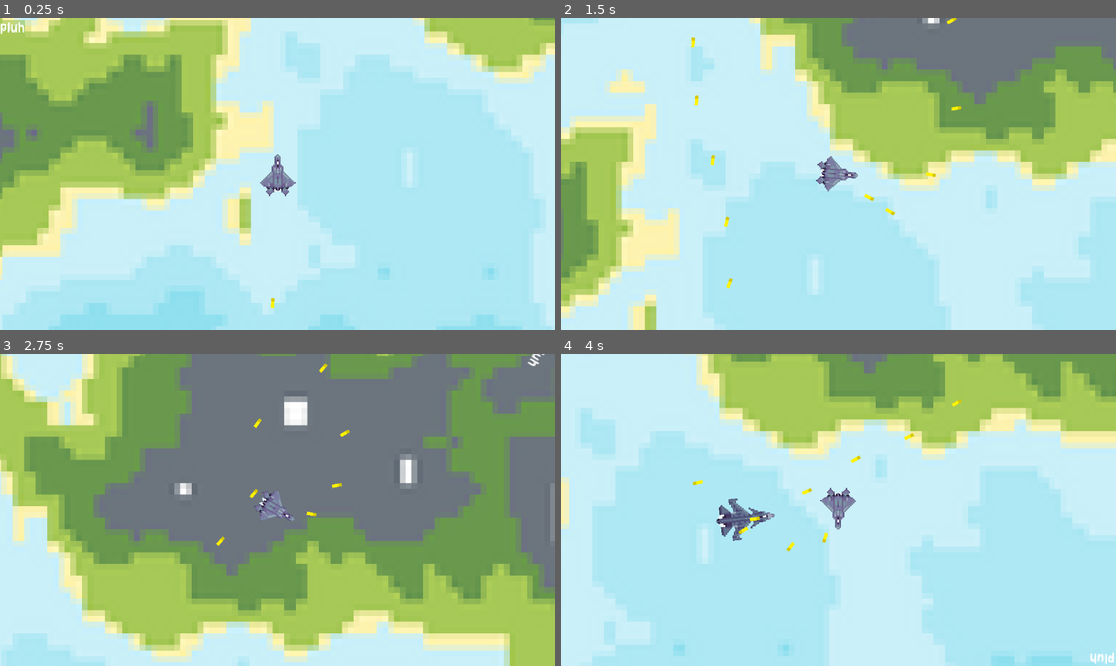
Above: before the commit, frames 1-4 (two rows, left to right).
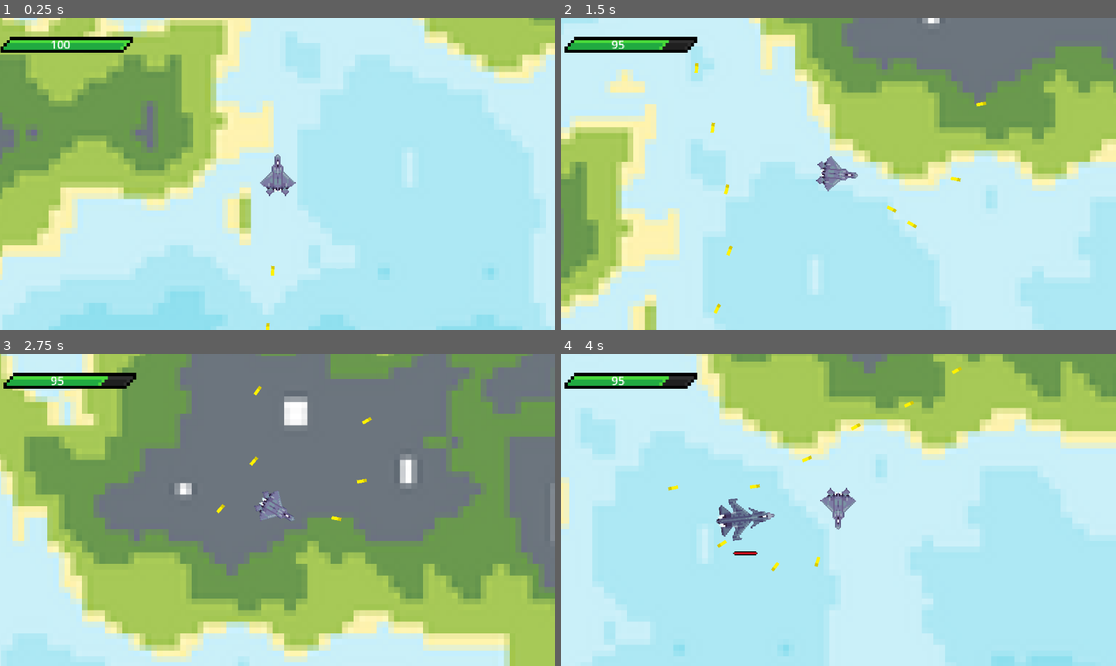
Above: after the commit, the same moments.

Repository: LeviHPC/War-of-the-Skies
Game: Godot game, scene res://Scenes/game.tscn
Two runs of this game, one before a commit and one after it. Both use one fixed random seed, a clock stepped at 60 frames per second and the inputs below.
Inputs:
- Up to frame 1 (0.25 s): no input
- Up to frame 2 (1.5 s): hold D (Right) 0.53-1.28 s; hold Space (shoot) 0.53-1.28 s; hold A (Left) from 1.28 s (still down); tap Space (shoot) at 1.35 s
- Up to frame 3 (2.75 s): release A (Left) at 2.03 s; hold D (Right) from 2.03 s (still down); hold Space (shoot) from 2.03 s (still down)
- Up to frame 4 (4 s): release Space (shoot) at 2.78 s; tap Space (shoot) at 2.85 s; release D (Right) at 3.53 s; hold A (Left) from 3.53 s (still down); hold Space (shoot) from 3.53 s (still down)

The runs differ from the first frame. In frame 1, 1.3% of the frame differs, in the area x 0-50%, y 1-100%; in frame 2, 1.5%; in frame 3, 1.5%; in frame 4, 1.7%, in the area x 0-100%, y 4-100%.

Commit message:
added health bar

Diff:
--- a/Prefab/bullet.tscn
+++ b/Prefab/bullet.tscn
@@ -20,3 +20,5 @@
 position = Vector2(14, 4.5)
 rotation = 1.5707964
 shape = SubResource("RectangleShape2D_rt864")
+
+[connection signal="area_entered" from="." to="." method="_on_area_entered"]
--- a/Prefab/enemy.tscn
+++ b/Prefab/enemy.tscn
@@ -3,8 +3,52 @@
 [ext_resource type="Texture2D" uid="uid://cil0armw3xd7h" path="res://Assets/frame_0_delay-0.05s.png" id="1_3o12q"]
 [ext_resource type="Script" uid="uid://crktror8jvkw6" path="res://Scripts/enemy.gd" id="1_axcr2"]
 [ext_resource type="PackedScene" uid="uid://cxffv2hk2mkel" path="res://Prefab/gun.tscn" id="3_50k3d"]
+[ext_resource type="Texture2D" uid="uid://dqvl6ao1kp4el" path="res://Assets/04.png" id="4_n8406"]
 
-[node name="Enemy" type="CharacterBody2D" unique_id=1027579749]
+[sub_resource type="AtlasTexture" id="AtlasTexture_3tx4l"]
+atlas = ExtResource("4_n8406")
+region = Rect2(48, 67, 48, 11)
+
+[sub_resource type="AtlasTexture" id="AtlasTexture_i8oiq"]
+atlas = ExtResource("4_n8406")
+region = Rect2(96, 67, 48, 11)
+
+[sub_resource type="AtlasTexture" id="AtlasTexture_bil13"]
+atlas = ExtResource("4_n8406")
+region = Rect2(144, 67, 48, 11)
+
+[sub_resource type="AtlasTexture" id="AtlasTexture_os1cv"]
+atlas = ExtResource("4_n8406")
+region = Rect2(192, 67, 48, 11)
+
+[sub_resource type="AtlasTexture" id="AtlasTexture_a6q8r"]
+atlas = ExtResource("4_n8406")
+region = Rect2(240, 67, 48, 11)
+
+[sub_resource type="SpriteFrames" id="SpriteFrames_3u6dk"]
+animations = [{
+"frames": [{
+"duration": 1.0,
+"texture": SubResource("AtlasTexture_3tx4l")
+}, {
+"duration": 1.0,
+"texture": SubResource("AtlasTexture_i8oiq")
+}, {
+"duration": 1.0,
+"texture": SubResource("AtlasTexture_bil13")
+}, {
+"duration": 1.0,
+"texture": SubResource("AtlasTexture_os1cv")
+}, {
+"duration": 1.0,
+"texture": SubResource("AtlasTexture_a6q8r")
+}],
+"loop": true,
+"name": &"default",
+"speed": 5.0
+}]
+
+[node name="Enemy" type="CharacterBody2D" unique_id=1027579749 groups=["enemy"]]
 script = ExtResource("1_axcr2")
 
 [node name="Sprite2D" type="Sprite2D" parent="." unique_id=266254474]
@@ -21,5 +65,10 @@
 polygon = PackedVector2Array(-32, -56, 0, -72, 32, -56, 64, -320, 32, -352, 0, -384, -32, -352, -64, -320)
 
 [node name="gun" parent="." unique_id=1970201648 instance=ExtResource("3_50k3d")]
+position = Vector2(0, -45)
+
+[node name="AnimatedSprite2D" type="AnimatedSprite2D" parent="." unique_id=204645598]
+position = Vector2(0, 48)
+sprite_frames = SubResource("SpriteFrames_3u6dk")
 
 [connection signal="area_entered" from="Area2D" to="." method="_on_area_2d_area_entered"]
--- a/Prefab/player.tscn
+++ b/Prefab/player.tscn
@@ -28,7 +28,10 @@
 
 [node name="Player" type="Area2D" unique_id=1197589936 groups=["Player", "player"]]
 script = ExtResource("1_ohvtk")
-metadata/_edit_group_ = true
+
+[node name="gun" parent="." unique_id=1970201648 instance=ExtResource("3_gh5aj")]
+position = Vector2(0, -35)
+rotation = -1.5707964
 
 [node name="AnimatedSprite2D" type="AnimatedSprite2D" parent="." unique_id=224485751]
 scale = Vector2(0.5, 0.5)
@@ -38,25 +41,3 @@
 [node name="CollisionPolygon2D" type="CollisionPolygon2D" parent="." unique_id=1418976575]
 scale = Vector2(0.5, 0.5)
 polygon = PackedVector2Array(8, -49, 8, -28, 17, -20, 17, -7, 47, 23, 50, 23, 50, 27, 46, 27, 40, 35, 34, 35, 30, 39, 2 …(287 unchanged characters)…
-
-[node name="Camera2D" type="Camera2D" parent="." unique_id=1347702592]
-zoom = Vector2(1.5, 1.5)
-
-[node name="UI" type="Control" parent="Camera2D" unique_id=208210913]
-layout_mode = 3
-anchors_preset = 0
-offset_right = 40.0
-offset_bottom = 40.0
-
-[node name="Health" type="Label" parent="Camera2D/UI" unique_id=609725386]
-layout_mode = 1
-offset_left = -384.0
-offset_top = -216.0
-offset_right = -344.0
-offset_bottom = -193.0
-text = "pluh"
-
-[node name="Sprite2D" type="Sprite2D" parent="Camera2D/UI" unique_id=1283687206]
-
-[node name="gun" parent="." unique_id=1970201648 instance=ExtResource("3_gh5aj")]
-rotation = -1.5707964
--- a/Scenes/game.tscn
+++ b/Scenes/game.tscn
@@ -3,6 +3,61 @@
 [ext_resource type="PackedScene" uid="uid://cqn3nx8okqtw5" path="res://Prefab/player.tscn" id="1_ebmjs"]
 [ext_resource type="Texture2D" uid="uid://bg01nmg2m30nu" path="res://Assets/qFSYy4.png" id="1_qxrlw"]
 [ext_resource type="PackedScene" uid="uid://bqu86eyoykg6c" path="res://Prefab/enemy.tscn" id="3_wrm1d"]
+[ext_resource type="Script" uid="uid://bgcm088gtscpw" path="res://Scripts/camera_2d.gd" id="4_i6g32"]
+[ext_resource type="Script" uid="uid://cf0wk8dodi7pk" path="res://Scripts/ui.gd" id="5_1l0tm"]
+[ext_resource type="Texture2D" uid="uid://dqvl6ao1kp4el" path="res://Assets/04.png" id="6_v158k"]
+
+[sub_resource type="AtlasTexture" id="AtlasTexture_rklwh"]
+atlas = ExtResource("6_v158k")
+region = Rect2(51, 48, 47, 16)
+
+[sub_resource type="AtlasTexture" id="AtlasTexture_yoyf1"]
+atlas = ExtResource("6_v158k")
+region = Rect2(98, 48, 47, 16)
+
+[sub_resource type="AtlasTexture" id="AtlasTexture_hmuh6"]
+atlas = ExtResource("6_v158k")
+region = Rect2(145, 48, 47, 16)
+
+[sub_resource type="AtlasTexture" id="AtlasTexture_ty16k"]
+atlas = ExtResource("6_v158k")
+region = Rect2(192, 48, 47, 16)
+
+[sub_resource type="AtlasTexture" id="AtlasTexture_1k2bi"]
+atlas = ExtResource("6_v158k")
+region = Rect2(239, 48, 47, 16)
+
+[sub_resource type="AtlasTexture" id="AtlasTexture_i32cl"]
+atlas = ExtResource("6_v158k")
+region = Rect2(286, 48, 47, 16)
+
+[sub_resource type="SpriteFrames" id="SpriteFrames_h4fw4"]
+animations = [{
+"frames": [{
+"duration": 1.0,
+"texture": SubResource("AtlasTexture_rklwh")
+}, {
+"duration": 1.0,
+"texture": SubResource("AtlasTexture_yoyf1")
+}, {
+"duration": 1.0,
+"texture": SubResource("AtlasTexture_hmuh6")
+}, {
+"duration": 1.0,
+"texture": SubResource("AtlasTexture_ty16k")
+}, {
+"duration": 1.0,
+"texture": SubResource("AtlasTexture_1k2bi")
+}, {
+"duration": 1.0,
+"texture": SubResource("AtlasTexture_i32cl")
+}],
+"loop": true,
+"name": &"default",
+"speed": 5.0
+}]
+
+[sub_resource type="LabelSettings" id="LabelSettings_ldgsr"]
 
 [node name="Game" type="Node2D" unique_id=1974854030]
 
@@ -13,19 +68,30 @@
 
 [node name="Player" parent="." unique_id=1197589936 instance=ExtResource("1_ebmjs")]
 
-[node name="UI" type="Control" parent="Player" unique_id=60210767]
+[node name="Enemy" parent="." unique_id=1027579749 instance=ExtResource("3_wrm1d")]
+position = Vector2(-20, 242)
+
+[node name="Camera2D" type="Camera2D" parent="." unique_id=1865257084]
+zoom = Vector2(1.5, 1.5)
+script = ExtResource("4_i6g32")
+
+[node name="UI" type="Control" parent="Camera2D" unique_id=629426434]
 layout_mode = 3
 anchors_preset = 0
 offset_right = 40.0
 offset_bottom = 40.0
+script = ExtResource("5_1l0tm")
 
-[node name="Label" type="Label" parent="Player/UI" unique_id=165368120]
-layout_mode = 0
-offset_left = -384.0
-offset_top = -214.0
-offset_right = -344.0
-offset_bottom = -191.0
-text = "Pluh"
+[node name="AnimatedSprite2D" type="AnimatedSprite2D" parent="Camera2D/UI" unique_id=1866265725]
+position = Vector2(-280.6875, -181)
+scale = Vector2(4.3750005, 4.3749995)
+sprite_frames = SubResource("SpriteFrames_h4fw4")
 
-[node name="Enemy" parent="." unique_id=1027579749 instance=ExtResource("3_wrm1d")]
-position = Vector2(-20, 242)
+[node name="Health" type="Label" parent="Camera2D/UI" unique_id=1384853007]
+layout_mode = 1
+offset_left = -314.0
+offset_top = -191.0
+offset_right = -272.0
+offset_bottom = -168.0
+text = "100%"
+label_settings = SubResource("LabelSettings_ldgsr")
--- a/Scripts/bullet.gd
+++ b/Scripts/bullet.gd
@@ -3,8 +3,15 @@
 #Setting Speed and Direction
 var speed = 600
 var direction : Vector2 = Vector2.ZERO
-
+var Team = "good"
 
 # Called every frame. 'delta' is the elapsed time since the previous frame.
 func _process(delta: float) -> void:
 	self.global_position += direction * speed * delta
+
+	var hit = get_overlapping_areas()
+
+	for thing in hit:
+		if thing is player or thing is enemy:
+			thing.Health -= 5
+			self.queue_free()
--- /dev/null
+++ b/Scripts/camera_2d.gd
@@ -0,0 +1,8 @@
+extends Camera2D
+
+# Called every frame. 'delta' is the elapsed time since the previous frame.
+
+@onready var player = $"../Player"
+
+func _process(delta: float) -> void:
+	global_position = player.global_position
--- a/Scripts/enemy.gd
+++ b/Scripts/enemy.gd
@@ -1,10 +1,12 @@
 extends CharacterBody2D
-
+class_name enemy
 #set variable
 var player: Node2D
 @export var speed: float = 120.0
 @export var turn = 0.05
 var cooldown = 0
+var Team = "bad"
+var Health = 100
 
 @onready var sprite = $Sprite2D
 @onready var hitbox = $CollisionPolygon2D
@@ -26,7 +28,6 @@
 	#cooldown for shooting
 	if 0 < cooldown and cooldown < 11:
 		cooldown -= 1
-		print(cooldown)
 
 	# rotate to player
 	var speeen = lerp((player.global_position - global_position).angle() + (PI / 2),turn,0.01)
@@ -46,3 +47,4 @@
 	#chase player
 	velocity = global_position.direction_to(player.global_position) * speed
 	move_and_slide()
+	print(Health)
--- a/Scripts/gun.gd
+++ b/Scripts/gun.gd
@@ -4,6 +4,7 @@
 
 var rotation_player: Vector2 = Vector2.from_angle(rotation)
 var shootCooldown = 0
+var Team = "good"
 @onready var enemy = $"../"
 
 func _process(delta: float) -> void:
@@ -25,4 +26,5 @@
 	bullet.position = global_position
 	bullet.direction = direction
 	bullet.global_rotation = global_transform.get_rotation()
+	bullet.Team = Team  #assigns the bullets team
 	get_tree().root.add_child(bullet)
--- a/Scripts/player.gd
+++ b/Scripts/player.gd
@@ -1,10 +1,13 @@
 extends Area2D
 
+class_name player
 #varibles
 @export var speed = 300
 @export var turn_speed = 3
 @onready var Gun = $"gun"
 var shootCooldown = 0
+var Team = "good"
+var Health = 100
 
 #making the plane go infinitly forward
 func _physics_process(delta: float) -> void:
@@ -18,6 +21,8 @@
 
 	turn(delta)
 
+
+
 #Making the plane turn
 func turn(delta: float) -> void:
 	if Input.is_action_pressed("Left"):
--- /dev/null
+++ b/Scripts/ui.gd
@@ -0,0 +1,24 @@
+extends Control
+
+@onready var health_label = $Health
+@onready var player = $"../../Player"
+@onready var bar = $AnimatedSprite2D
+
+
+
+# Called every frame. 'delta' is the elapsed time since the previous frame.
+func _process(delta: float) -> void:
+	health_label.text = str(player.Health)
+	#Health Bar
+	if player.Health > 99:
+		bar.frame = 0
+	elif player.Health > 84:
+		bar.frame = 1
+	elif player.Health > 69:
+		bar.frame = 2
+	elif player.Health > 54:
+		bar.frame = 3
+	elif player.Health > 39:
+		bar.frame = 4
+	elif player.Health > 24:
+		bar.frame = 5
--- a/project.godot
+++ b/project.godot
@@ -18,6 +18,8 @@
 [global_group]
 
 player=""
+enemy=""
+bad_bullet=""
 
 [input]
 
Binary file added: Assets/03.png
Not shown, changed: Assets/03.png.import
Binary file added: Assets/04.png
Not shown, changed: Assets/04.png.import
Binary file added: Assets/05.png
Not shown, changed: Assets/05.png.import
Binary file added: Assets/06.png
Not shown, changed: Assets/06.png.import
Binary file added: Assets/All.png
Not shown, changed: Assets/All.png.import
Binary file removed: Assets/Health Bar Asset Pack 2 by Adwit Rahman/Health Bar Asset Pack 2 by Adwit Rahman/Darkupdate.png
Not shown, removed: Assets/Health Bar Asset Pack 2 by Adwit Rahman/Health Bar Asset Pack 2 by Adwit Rahman/Darkupdate.png.import
(and 25 more such lines)
